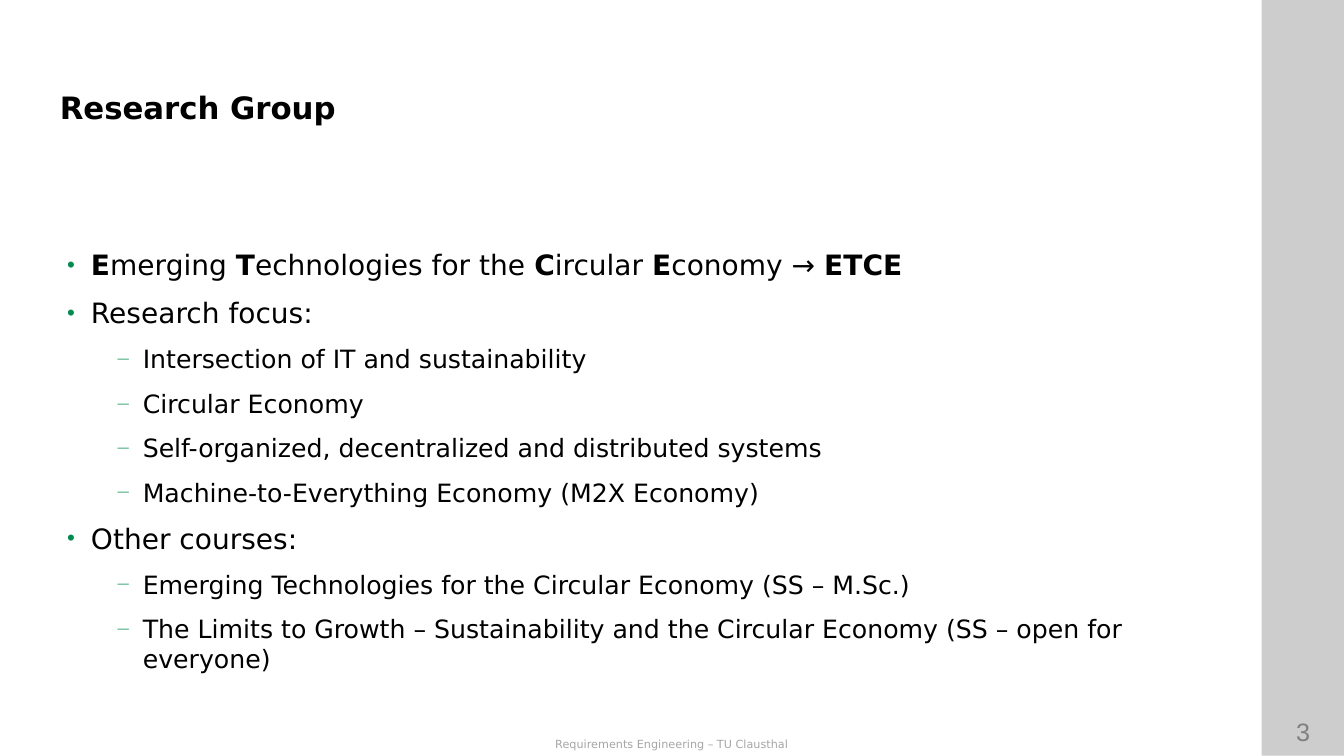
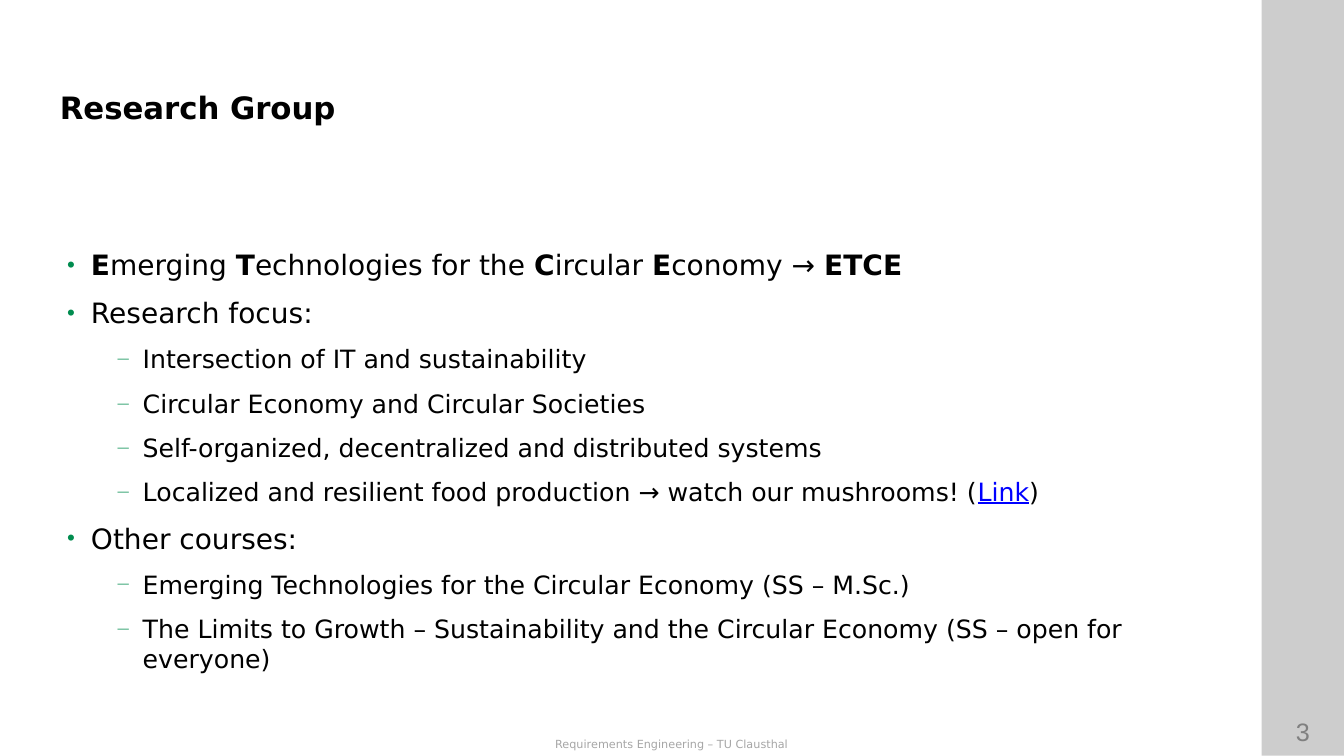
Before and after one commit to ETCE-LAB/teaching-material, a slide deck: slide 3 of Requirements-Engineering/RE-L00-Organization.pptx. Drawn at 1344x756 pixels with LibreOffice and Linux fonts; fonts in the diff are those of the drawing; background and template pictures are left out. Boxes give left, top, right and bottom in pixels: in the first picture for what was removed or moved away, otherwise in the second. Text is boxed around its words. In the diff, an @@ line names an element or a change of style, - is before the commit and + after.

```diff
--- a/Requirements-Engineering/RE-L00-Organization.pptx
+++ b/Requirements-Engineering/RE-L00-Organization.pptx
@@ text at [143, 394, 645, 419]: text changed @@
-  — Circular Economy
+  — Circular Economy and Circular Societies
@@ text at [143, 482, 1039, 507]: text changed @@
-  — Machine-to-Everything Economy (M2X Economy)
+  — Localized and resilient food production → watch our mushrooms! (Link)
```
Also in this commit, not shown: 10 other slides changed, 5 slides added, 3 slides removed, 46 other files.
